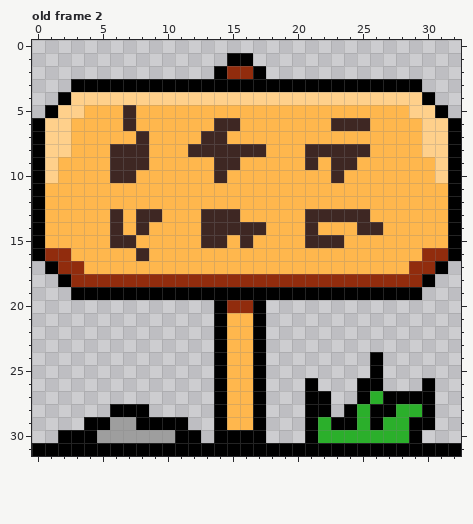
Two versions of one pixel-art file, letrero.ase. The first picture shows the starting point.
33x32 pixels, 2 frames. Shown: old frame 2. The commit also changed other frames, which this record leaves out.
The result:
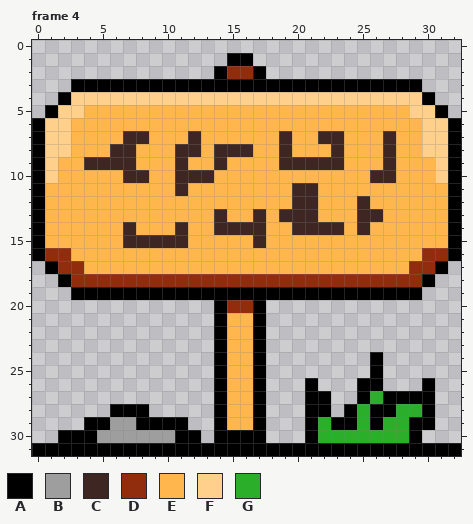
Palette (. is transparent): A #000000  B #9e9e9e  C #3e2723  D #912c0d  E #ffb74d  F #ffd08b  G #2baf2b
A new or re-ordered frame is compared with the old frame closest to it.
Difference:
frames 2 -> 5
Frame 4 is new; against old frame 2:
Colour E becomes colour C in row 7 at x 7, 12, 19, 22 to 23 and 27; in row 8 at x 11, 19 and 27; in row 9 at x 4 to 5, 11, 19 to 20, 22 and 27; in row 10 at x 8, 11 to 13 and 26 to 27; in row 11 at x 11 and 20 to 21; in row 12 at x 20 to 21 and 25.
Colour E becomes colour C in row 13 at x 17, 19 to 20 and 26; in row 14 at x 7, 11, 20 and 22 to 23; in row 15 at x 8 to 11 and 17.
Colour C becomes colour E in row 5 at x 7; in row 6 at x 7, 14 to 15 and 23 to 25; in row 7 at x 13 to 14; in row 8 at x 8, 13, 17, 21 to 22 and 24 to 25; in row 9 at x 8, 15 and 24; in row 10 at x 6, 14 and 23.
Colour C becomes colour E in row 13 at x 6, 8 to 9, 13, 15 and 22 to 24; in row 14 at x 6, 8, 13 and 26; in row 15 at x 6, 13 to 14, 16 and 21 to 23; in row 16 at x 8.
